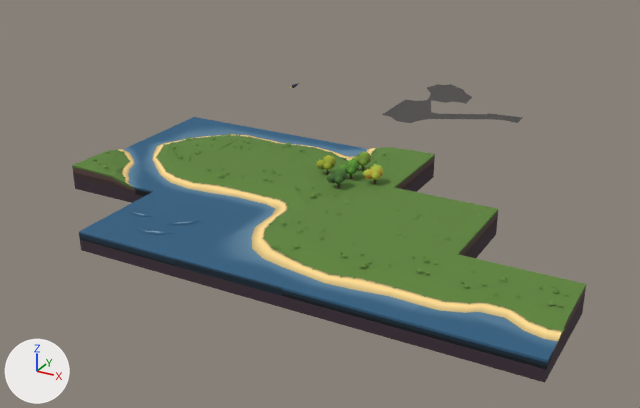
A saved change to the Blender file quadset.blend.
Both versions are drawn from a 50 mm camera at (44.4, -63.7, 25.2) aimed at (9.6, -0.3, -6.5). Arrows for +X, +Y and +Z are at lower left; the lights stay in place.

In view in the first picture: 'Plane.001', 'ct-gwwg-1.001', 'ct-gwwg-1.002', 't-gggg-1.001', 't-ggwg-1', 't-ggwg-1.001', 't-gwgw-1', 't-gwwg-1', 't-gwwg-1.001', 't-gwww-1', 't-gwww-2', 't-wwww-1'.
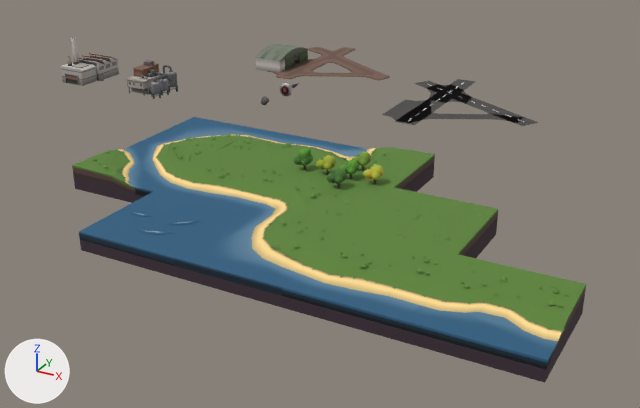
Commit message: wip tree

Changed parts and their boxes [x1, y1, x2, y2] in the pictures (640 x 408 px):
'airfield-mud-1', shown (brown)
    after: [268, 47, 389, 80]
'factory-1', shown
    after: [61, 38, 119, 86]
'Plane', shown
    after: [394, 79, 539, 126]
'refinery-1', shown
    after: [126, 60, 178, 99]
'hangar-1', shown
    after: [256, 44, 308, 72]
'leaftree-1.004', added
    after: [294, 148, 313, 170]
'target-1', shown
    after: [280, 83, 292, 96]
'rock-1', shown
    after: [261, 96, 269, 105]

The change, as a diff of the scene's bpy script:
```diff
--- a/quadset.blend.py
+++ b/quadset.blend.py
@@ me_leaftree_1_009 @@
+me_leaftree_1_009.from_pydata(...)  # 394 vertices, 252 faces; spans x -0.84..0.57, y -0.68..0.74, z -0.08..1.7
+me_leaftree_1_009.polygons.foreach_set('use_smooth', [True] * 252)
+me_leaftree_1_009.materials.append(mat_material)  # picture img_palette_png
@@ ob_factory_1 @@
 ob_factory_1.location = (-20.0, 4.0, 0.0)
-ob_factory_1.hide_set(True)
@@ ob_refinery_1 @@
 ob_refinery_1.location = (-11.0, 4.0, 0.0)
-ob_refinery_1.hide_set(True)
@@ ob_plane @@
 ob_plane.location = (14.0, 15.0, 0.0)
-ob_plane.hide_set(True)
@@ ob_airfield_mud_1 @@
 ob_airfield_mud_1.location = (0.0, 21.0, 0.0)
-ob_airfield_mud_1.hide_set(True)
@@ ob_hangar_1 @@
 ob_hangar_1.location = (-2.81, 23.11, 0.0)
-ob_hangar_1.hide_set(True)
@@ ob_target_1 @@
 _m = ob_target_1.modifiers.new('Mirror', 'MIRROR')
 _m.use_axis = (True, True, False)
-ob_target_1.hide_set(True)
@@ ob_rock_1 @@
 ob_rock_1.location = (0.0, 6.0, 0.0)
-ob_rock_1.hide_set(True)
@@ ob_leaftree_1_004 @@
+ob_leaftree_1_004 = bpy.data.objects.new('leaftree-1.004', me_leaftree_1_009)
+ob_leaftree_1_004.location = (12.47, -8.0, 0.0)
```
